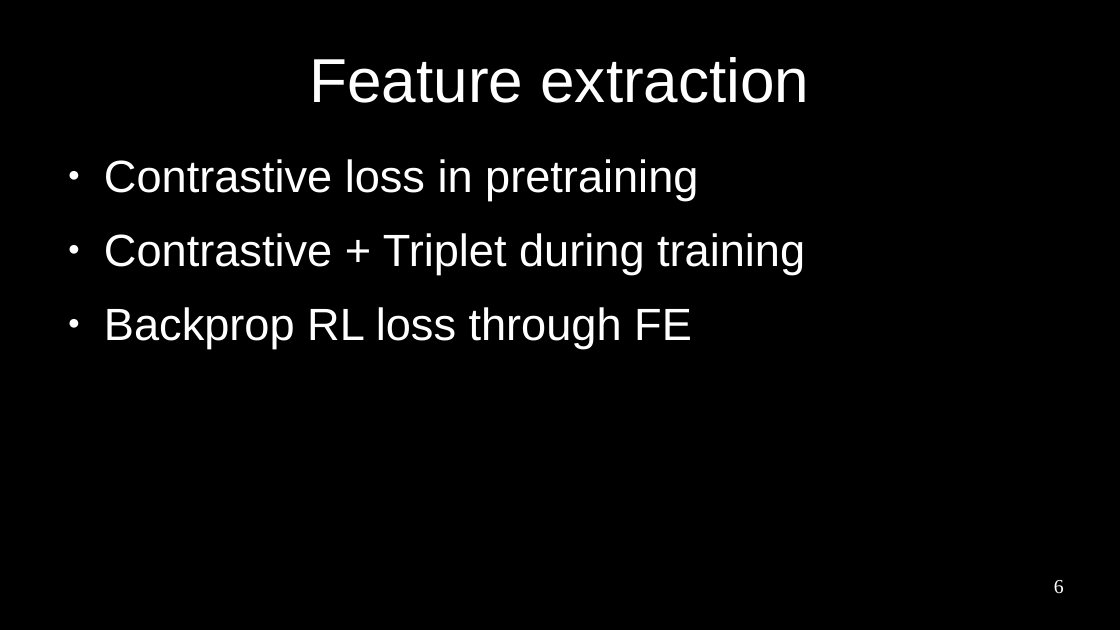
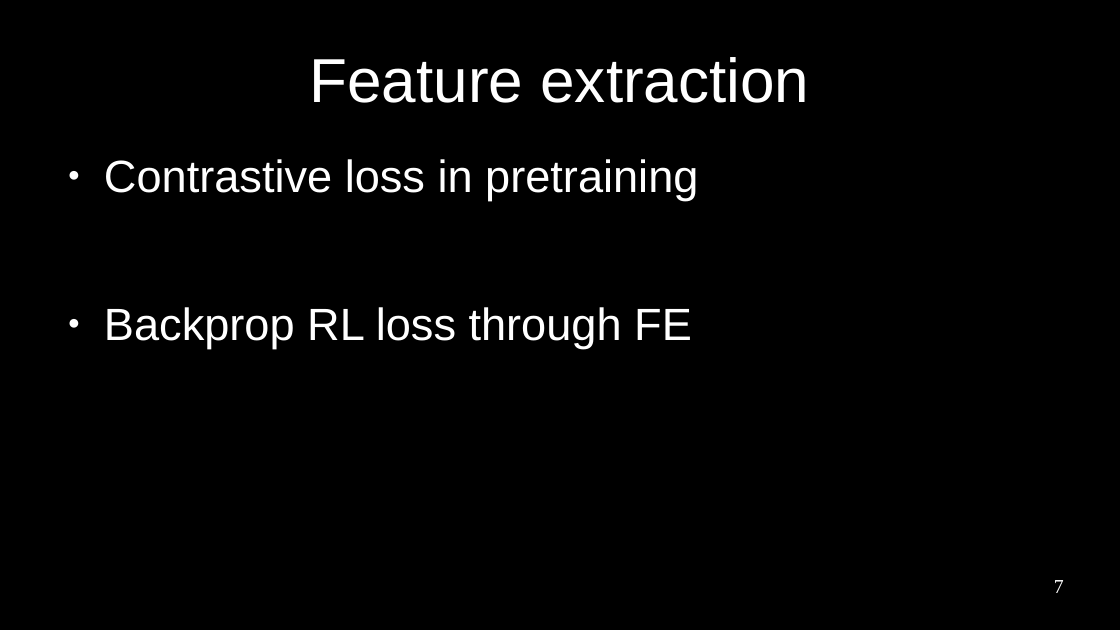
Before and after one commit to paulhfu/sideProject, a slide deck: slide 7 of thesis/presentation/pres.odp (slide 6 before the commit). Drawn at 1120x630 pixels with LibreOffice and Linux fonts; fonts in the diff are those of the drawing. Boxes give left, top, right and bottom in pixels: in the first picture for what was removed or moved away, otherwise in the second. Text is boxed around its words. In the diff, an @@ line names an element or a change of style, - is before the commit and + after.

```diff
--- a/thesis/presentation/pres.odp
+++ b/thesis/presentation/pres.odp
@@ text at [104, 233, 805, 275]: paragraph removed @@
-● Contrastive + Triplet during training
@@ page number at [1054, 580, 1064, 593]: text changed @@
-6
+7
```
Also in this commit, not shown: 10 other slides changed, 4 slides added, 2 slides removed, 1 other file.
